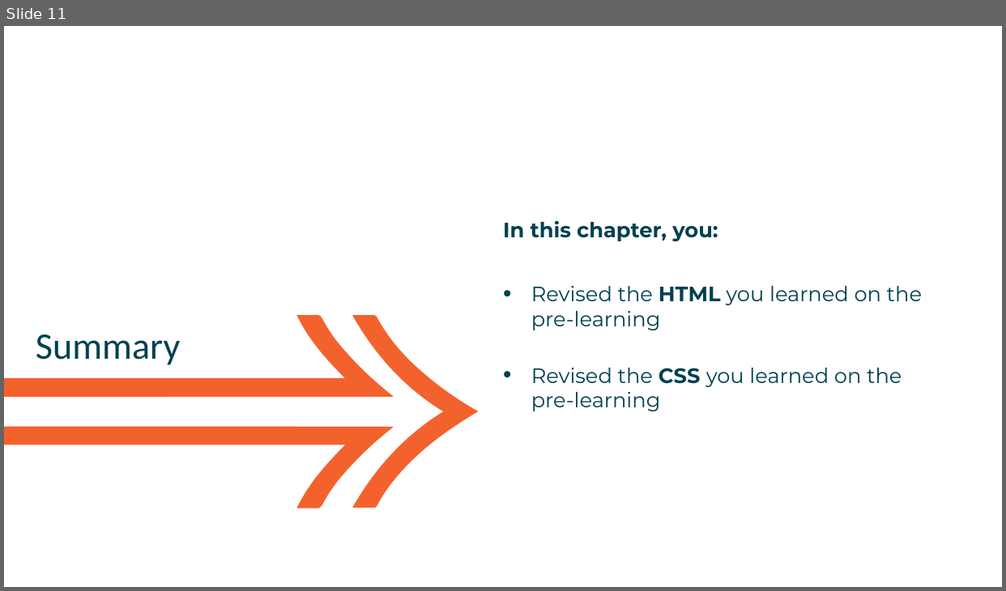
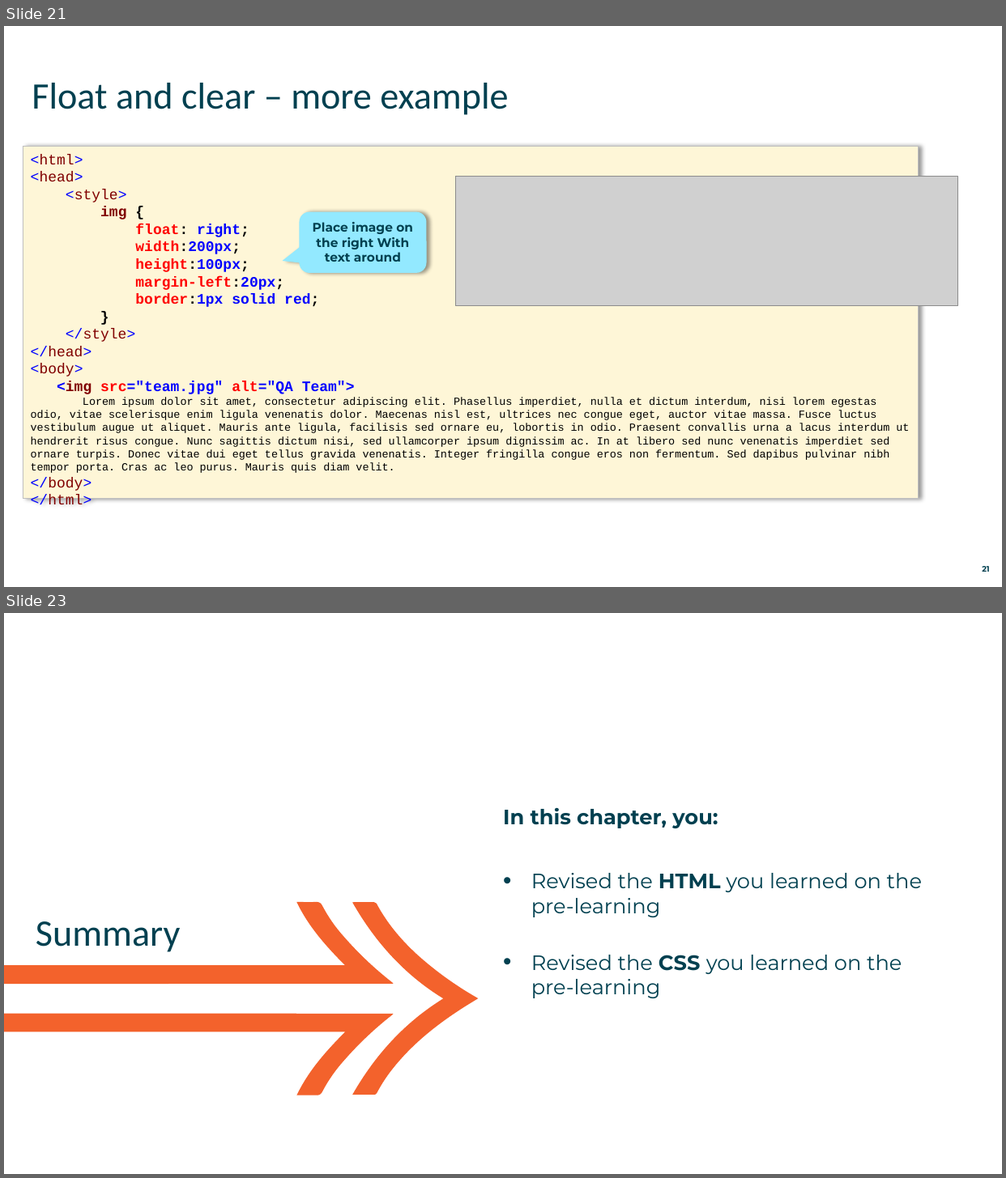
Before and after one commit to mikebaradaran/web_fundamentals, a slide deck: Slides/HTML CSS/01 - HTML and CSS Revision.pptx. Shown one above the other, each under a label of ours: slide 11 before the commit, slides 21 and 23 after it; the slides between them are not shown. The pictures are 1006x591 and 1006x1178 pixels, drawn with LibreOffice and Linux fonts; fonts in the diff are those of the drawing; grey boxes stand for pictures. Boxes give left, top, right and bottom in pixels: in the first picture for what was removed or moved away, otherwise in the second. Text is boxed around its words. In the diff, an @@ line names an element or a change of style, - is before the commit and + after.

Commit message:
Updated teh HTML CSS chapter

```diff
--- a/Slides/HTML CSS/01 - HTML and CSS Revision.pptx
+++ b/Slides/HTML CSS/01 - HTML and CSS Revision.pptx
@@ slide 21 added at bbox=[4, 26, 1002, 587], background #FFFFFF @@
@@ title added at bbox=[32, 83, 508, 115], 36 pt, text #004050 @@
+Float and clear – more example
@@ rectangle added at bbox=[23, 147, 918, 499], fill #FEF6D7, outline #BFBFBF 0.75 pt, 10.5 pt, text #000000 @@
+<html>
+<head>
+<style>
+img {
+float: right;
+width:200px;
+height:100px;
+margin-left:20px;
+border:1px solid red;
+}
+</style>
+</head>
+<body>
+<img src="team.jpg" alt="QA Team">
+Lorem ipsum dolor sit amet, consectetur adipiscing elit. Phasellus imperdiet, nulla et dictum interdum, nisi lorem egestas odio, vitae scelerisque enim ligula venenatis dolor. Maecenas nisl est, ultrices nec congue eget, auctor vitae massa. Fusce luctus vestibulum augue ut aliquet. Mauris ante ligula, facilisis sed ornare eu, lobortis in odio. Praesent convallis urna a lacus interdum ut hendrerit risus congue. Nunc sagittis dictum nisi, sed ullamcorper ipsum dignissim ac. In at libero sed nunc venenatis imperdiet sed ornare turpis. Donec vitae dui eget tellus gravida venenatis. Integer fringilla congue eros non fermentum. Sed dapibus pulvinar nibh tempor porta. Cras ac leo purus. Mauris quis diam velit.
+</body>
+</html>
@@ picture added at bbox=[455, 176, 957, 306] @@
@@ rounded speech box added at bbox=[299, 211, 426, 273], fill #94E9FF, 12 pt, text #004050, bold @@
+Place image on the right With text around
@@ page number added at bbox=[982, 566, 990, 572], 7.6 pt, text #004050, bold @@
+21
@@ what was slide 11 is now slide 23 @@
```
Also in this commit, not shown: 3 slides changed, 14 other slides added, 1 slide removed, 1 other file.
